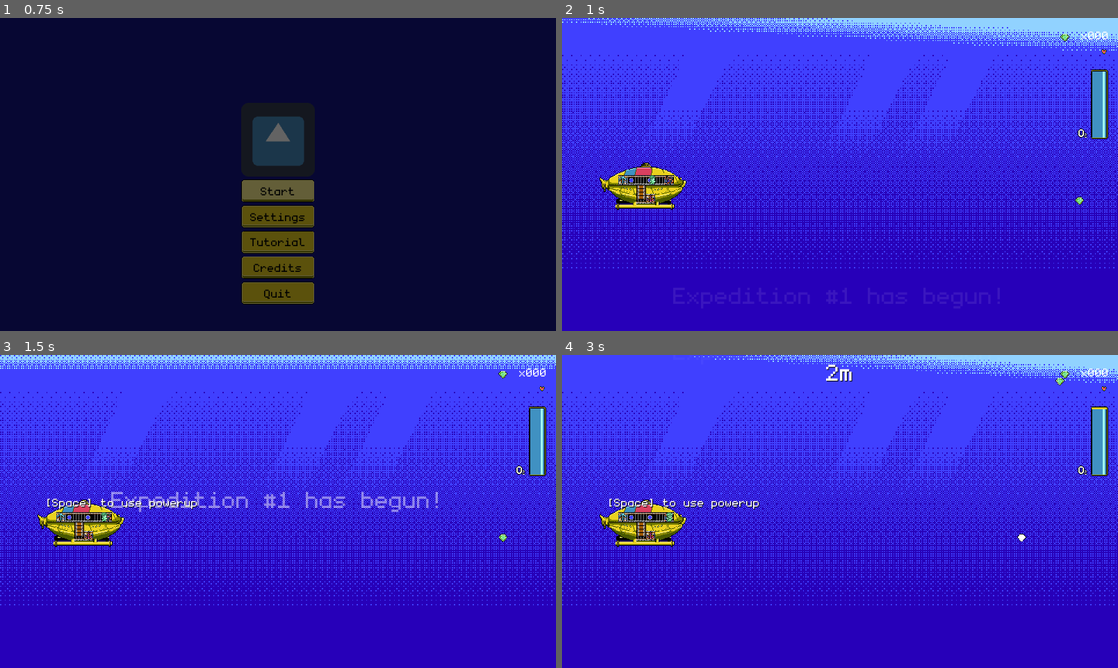
Above: before the commit, frames 1-4 (two rows, left to right).
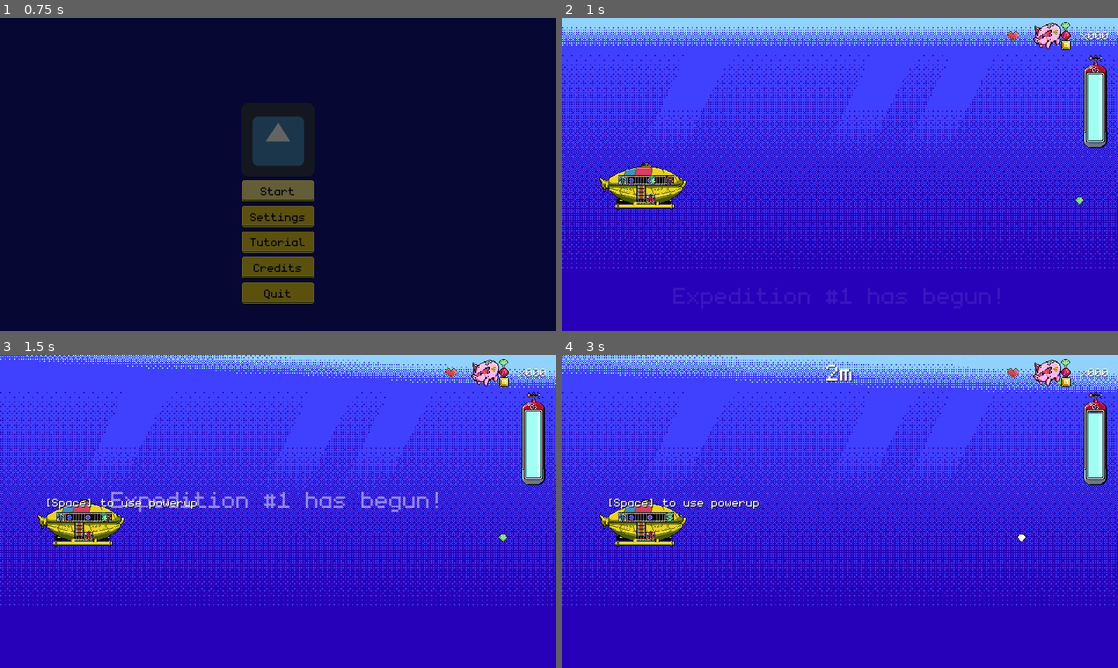
Above: after the commit, the same moments.

Repository: dmitriy-shmilo/gwj41
Game: Godot game, scene res://title_screen/title_screen.tscn
Same seed, same stepped clock (60 frames per second), same inputs: the game is played once before the commit and once after it. The engine's default icon, where the game draws it, is replaced by a stand-in: a white triangle on a blue panel in a dark square. Sound files missing from this copy of the repository are replaced by a short silence.
Inputs (mouse positions are in pixels of both pictures, inside the frame that each line leads up to):
- Up to frame 1 (0.75 s): click "Start" at 0.5 s
- Up to frame 2 (1 s): no input
- Up to frame 3 (1.5 s): tap Enter at 1.25 s; move the mouse to (400, 495) at 1.27 s; hold D (right) from 1.28 s (still down); hold Space (interact) from 1.28 s (still down); click (400, 495) at 1.42 s
- Up to frame 4 (3 s): move the mouse to (728, 527) at 2.02 s; release D (right) at 2.03 s; release Space (interact) at 2.03 s; hold S (down) 2.03-2.78 s; tap Space (interact) at 2.1 s; move the mouse to (895, 442) at 2.77 s; hold D (right) from 2.78 s (still down); hold Space (interact) from 2.78 s (still down)

Frame 1 is identical in both runs. In frame 2, 4.4% of the frame differs, in the area x 0-100%, y 0-42%; in frame 3, 3.5%; in frame 4, 5.1%.

Commit message:
Oxygen, health and current treasure GUI overhaul.

Diff:
--- a/src/assets/art/empty_life_icon.tres
+++ b/src/assets/art/empty_life_icon.tres
@@ -4,4 +4,4 @@
 
 [resource]
 atlas = ExtResource( 1 )
-region = Rect2( 496, 32, 16, 16 )
+region = Rect2( 480, 0, 32, 32 )
--- a/src/assets/art/full_life_icon.tres
+++ b/src/assets/art/full_life_icon.tres
@@ -4,4 +4,4 @@
 
 [resource]
 atlas = ExtResource( 1 )
-region = Rect2( 496, 16, 16, 16 )
+region = Rect2( 448, 0, 32, 32 )
--- a/src/assets/art/oxygen_icon.tres
+++ /dev/null
@@ -1,7 +0,0 @@
-[gd_resource type="AtlasTexture" load_steps=2 format=2]
-
-[ext_resource path="res://assets/art/ui.png" type="Texture" id=1]
-
-[resource]
-atlas = ExtResource( 1 )
-region = Rect2( 480, 16, 16, 16 )
--- a/src/assets/art/treasure_icon.tres
+++ b/src/assets/art/treasure_icon.tres
@@ -1,7 +1,7 @@
 [gd_resource type="AtlasTexture" load_steps=2 format=2]
 
-[ext_resource path="res://assets/art/emerald.png" type="Texture" id=1]
+[ext_resource path="res://assets/art/ui.png" type="Texture" id=1]
 
 [resource]
 atlas = ExtResource( 1 )
-region = Rect2( 0, 0, 16, 16 )
+region = Rect2( 416, 208, 32, 32 )
--- a/src/game_screen/game_screen.tscn
+++ b/src/game_screen/game_screen.tscn
@@ -1,13 +1,11 @@
-[gd_scene load_steps=31 format=2]
+[gd_scene load_steps=30 format=2]
 
 [ext_resource path="res://game_screen/game_screen.gd" type="Script" id=1]
 [ext_resource path="res://ui/default_theme.tres" type="Theme" id=2]
 [ext_resource path="res://game_screen/submarine.tscn" type="PackedScene" id=3]
-[ext_resource path="res://assets/art/treasure_icon.tres" type="Texture" id=4]
 [ext_resource path="res://game_screen/gui.gd" type="Script" id=5]
 [ext_resource path="res://ui/font_h1.tres" type="DynamicFont" id=6]
 [ext_resource path="res://assets/art/ui.png" type="Texture" id=7]
-[ext_resource path="res://assets/art/oxygen_icon.tres" type="Texture" id=8]
 [ext_resource path="res://assets/art/ocean.png" type="Texture" id=9]
 [ext_resource path="res://assets/sound/ocean_dive.ogg" type="AudioStream" id=10]
 [ext_resource path="res://util/shaker.tscn" type="PackedScene" id=11]
@@ -77,13 +75,17 @@
 "speed": 8.0
 } ]
 
-[sub_resource type="AtlasTexture" id=2]
+[sub_resource type="AtlasTexture" id=20]
 atlas = ExtResource( 7 )
-region = Rect2( 480, 0, 16, 16 )
+region = Rect2( 448, 208, 64, 48 )
+
+[sub_resource type="AtlasTexture" id=19]
+atlas = ExtResource( 7 )
+region = Rect2( 464, 48, 48, 160 )
 
 [sub_resource type="AtlasTexture" id=3]
 atlas = ExtResource( 7 )
-region = Rect2( 496, 0, 16, 16 )
+region = Rect2( 368, 80, 48, 16 )
 
 [sub_resource type="RectangleShape2D" id=1]
 extents = Vector2( 957.241, 10 )
@@ -99,7 +101,7 @@
 
 [node name="BackgroundWater" type="AnimatedSprite" parent="."]
 frames = SubResource( 18 )
-frame = 7
+frame = 2
 playing = true
 centered = false
 
@@ -183,11 +185,9 @@
 margin_bottom = 40.0
 text = "ui_continue"
 
-[node name="TreasureIcon" type="Sprite" parent="Gui"]
-position = Vector2( 869, 33 )
-texture = ExtResource( 4 )
-region_enabled = true
-region_rect = Rect2( 0, 0, 16, 16 )
+[node name="Piggybank" type="Sprite" parent="Gui"]
+position = Vector2( 846, 31 )
+texture = SubResource( 20 )
 
 [node name="TreasureLabel" type="Label" parent="Gui"]
 anchor_left = 1.0
@@ -197,6 +197,7 @@
 margin_right = -16.0
 margin_bottom = 42.0
 theme = ExtResource( 2 )
+custom_colors/font_color_shadow = Color( 0, 0, 0, 1 )
 text = "x000"
 align = 2
 __meta__ = {
@@ -206,26 +207,33 @@
 [node name="LivesContainer" type="HBoxContainer" parent="Gui"]
 anchor_left = 1.0
 anchor_right = 1.0
-margin_left = -121.0
-margin_top = 50.0
-margin_right = -16.0
-margin_bottom = 66.0
+margin_left = -270.0
+margin_top = 15.0
+margin_right = -165.0
+margin_bottom = 47.0
 custom_constants/separation = 0
 alignment = 2
 __meta__ = {
 "_edit_use_anchors_": false
 }
 
-[node name="OxygenProgress" type="TextureProgress" parent="Gui"]
+[node name="OxygenBackground" type="TextureRect" parent="Gui"]
+margin_left = 898.0
+margin_top = 64.0
+margin_right = 946.0
+margin_bottom = 224.0
+texture = SubResource( 19 )
+__meta__ = {
+"_edit_use_anchors_": false
+}
+
+[node name="OxygenProgress" type="TextureProgress" parent="Gui/OxygenBackground"]
 anchor_left = 1.0
 anchor_right = 1.0
 margin_left = -48.0
-margin_top = 89.0
-margin_right = -16.0
-margin_bottom = 209.0
-max_value = 1.0
-value = 1.0
-texture_under = SubResource( 2 )
+margin_top = 33.0
+margin_bottom = 147.0
+value = 100.0
 texture_progress = SubResource( 3 )
 fill_mode = 3
 nine_patch_stretch = true
@@ -237,10 +245,6 @@
 "_edit_use_anchors_": false
 }
 
-[node name="OxygenIcon" type="Sprite" parent="Gui"]
-position = Vector2( 899, 199 )
-texture = ExtResource( 8 )
-
 [node name="Submarine" parent="." instance=ExtResource( 3 )]
 position = Vector2( 145, 287 )
 
@@ -249,7 +253,7 @@
 collision_mask = 2
 
 [node name="CollisionShape2D" type="CollisionShape2D" parent="Bounds"]
-position = Vector2( 574, 34 )
+position = Vector2( 554, 35 )
 shape = SubResource( 1 )
 
 [node name="CollisionShape2D2" type="CollisionShape2D" parent="Bounds"]
--- a/src/game_screen/gui.gd
+++ b/src/game_screen/gui.gd
@@ -4,7 +4,7 @@
 const LIFE_ICON_SCENE = preload("res://game_screen/life_icon.tscn")
 
 onready var _distance_label: Label = $"DistanceLabel"
-onready var _oxygen_progress: TextureProgress = $"OxygenProgress"
+onready var _oxygen_progress: TextureProgress = $"OxygenBackground/OxygenProgress"
 onready var _treasure_label: Label = $"TreasureLabel"
 onready var _lives_container: HBoxContainer = $"LivesContainer"
 onready var _run_title_label: Label = $"RunTitleLabel"
Binary file changed: src/assets/art/ui.aseprite
Binary file changed: src/assets/art/ui.png
